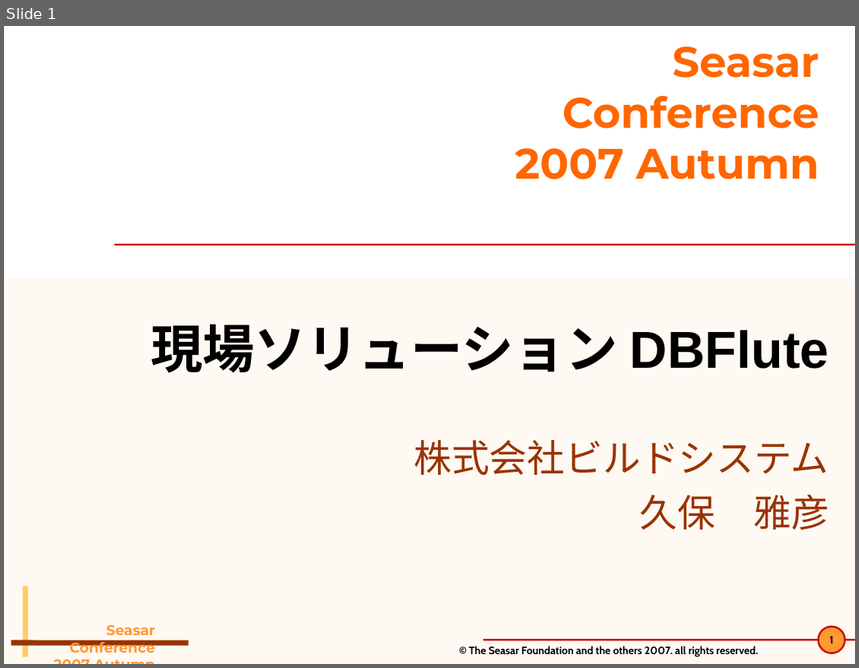
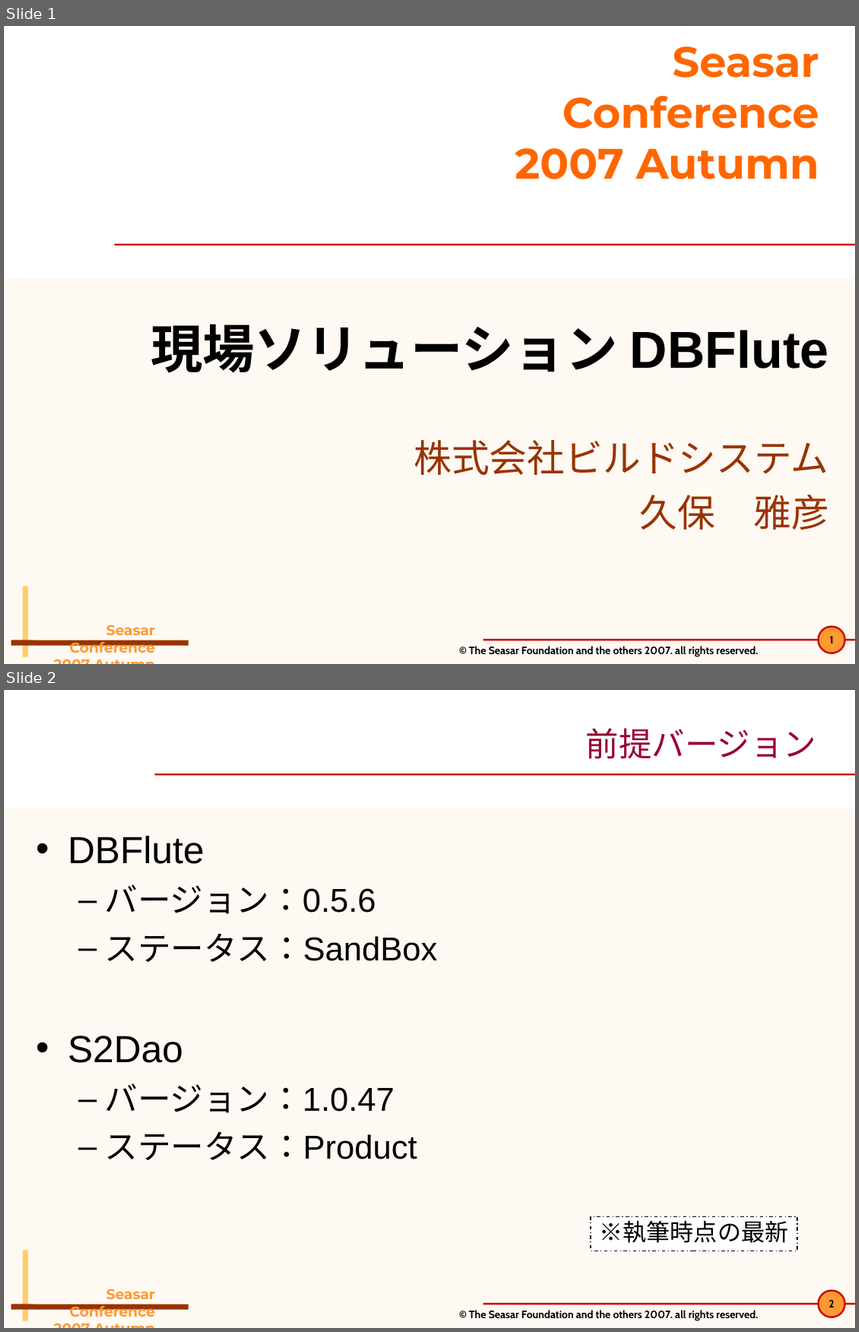
Before and after one commit to seasarorg/dbflute, a slide deck: dbflute/etc/doc/pres/sc2007a_2-DBFlute.ppt. Shown one above the other, each under a label of ours: slide 1 before the commit, slides 1 and 2 after it. The pictures are 859x668 and 859x1332 pixels, drawn with LibreOffice and Linux fonts; fonts in the diff are those of the drawing; background and template pictures are left out. Boxes give left, top, right and bottom in pixels: in the first picture for what was removed or moved away, otherwise in the second. Text is boxed around its words. In the diff, an @@ line names an element or a change of style, - is before the commit and + after.

```diff
--- a/dbflute/etc/doc/pres/sc2007a_2-DBFlute.ppt
+++ b/dbflute/etc/doc/pres/sc2007a_2-DBFlute.ppt
@@ slide 2 added at <box>4,690,855,1328</box>, background #FFF9F3; not listed: 6 template elements that a slide beside it also shows @@
@@ rectangle added at <box>4,690,855,809</box>, fill #FFFFFF @@
@@ title added at <box>586,728,817,759</box>, 28 pt, text #990033 @@
+前提バージョン
@@ line added from (154, 774) to (855, 774), #CC0000 1.5 pt @@
@@ text added at <box>68,836,438,1160</box>, 28 pt, text #000000 @@
+• DBFlute
+  – バージョン：0.5.6
+  – ステータス：SandBox
+• S2Dao
+  – バージョン：1.0.47
+  – ステータス：Product
@@ rectangle added at <box>591,1217,797,1251</box>, fill #FFFFFF, outline #000000 0.74 pt dashed, 20 pt, text #000000 @@
+※執筆時点の最新
```
Also in this commit, not shown: 12 slides changed, 3 other slides added.
